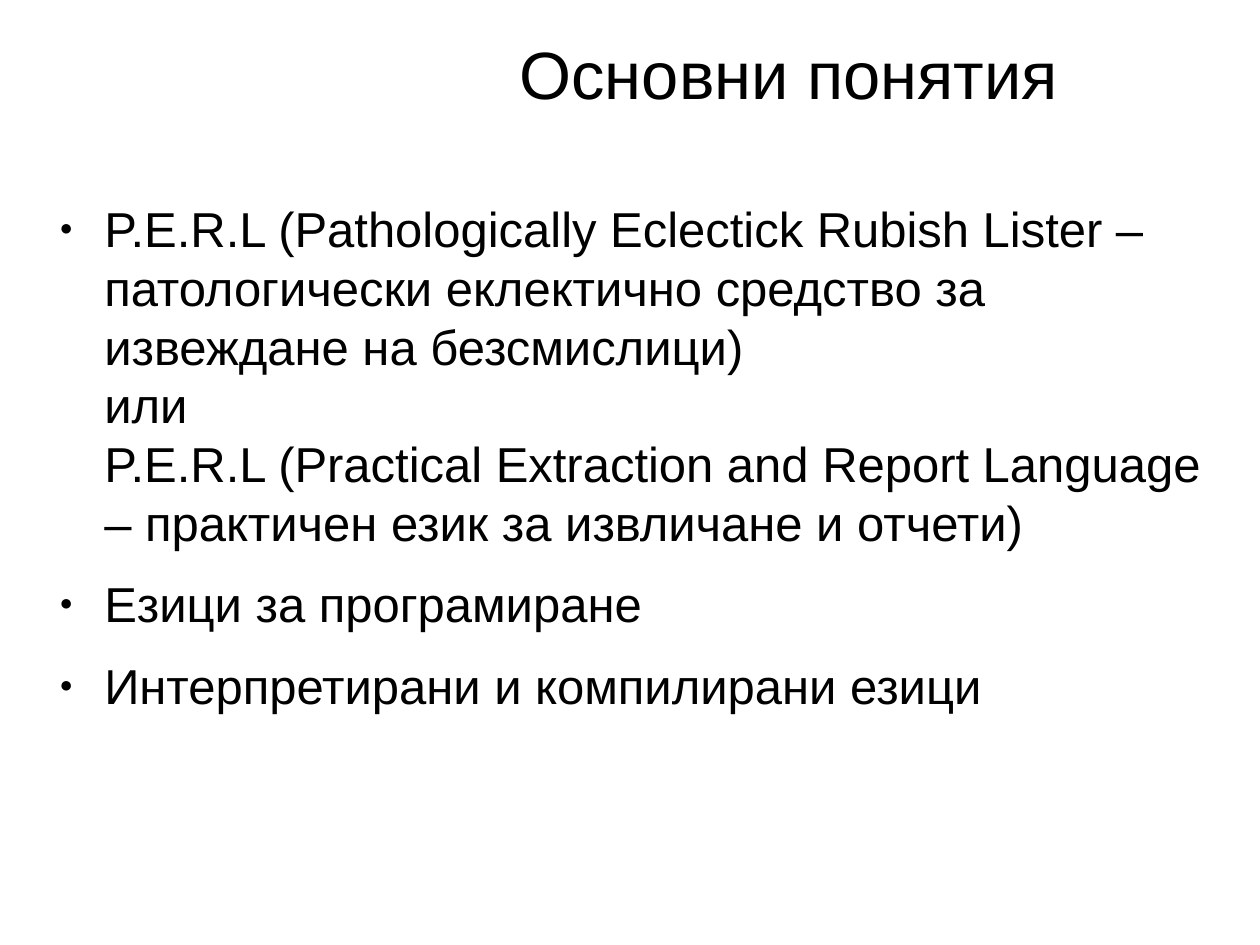
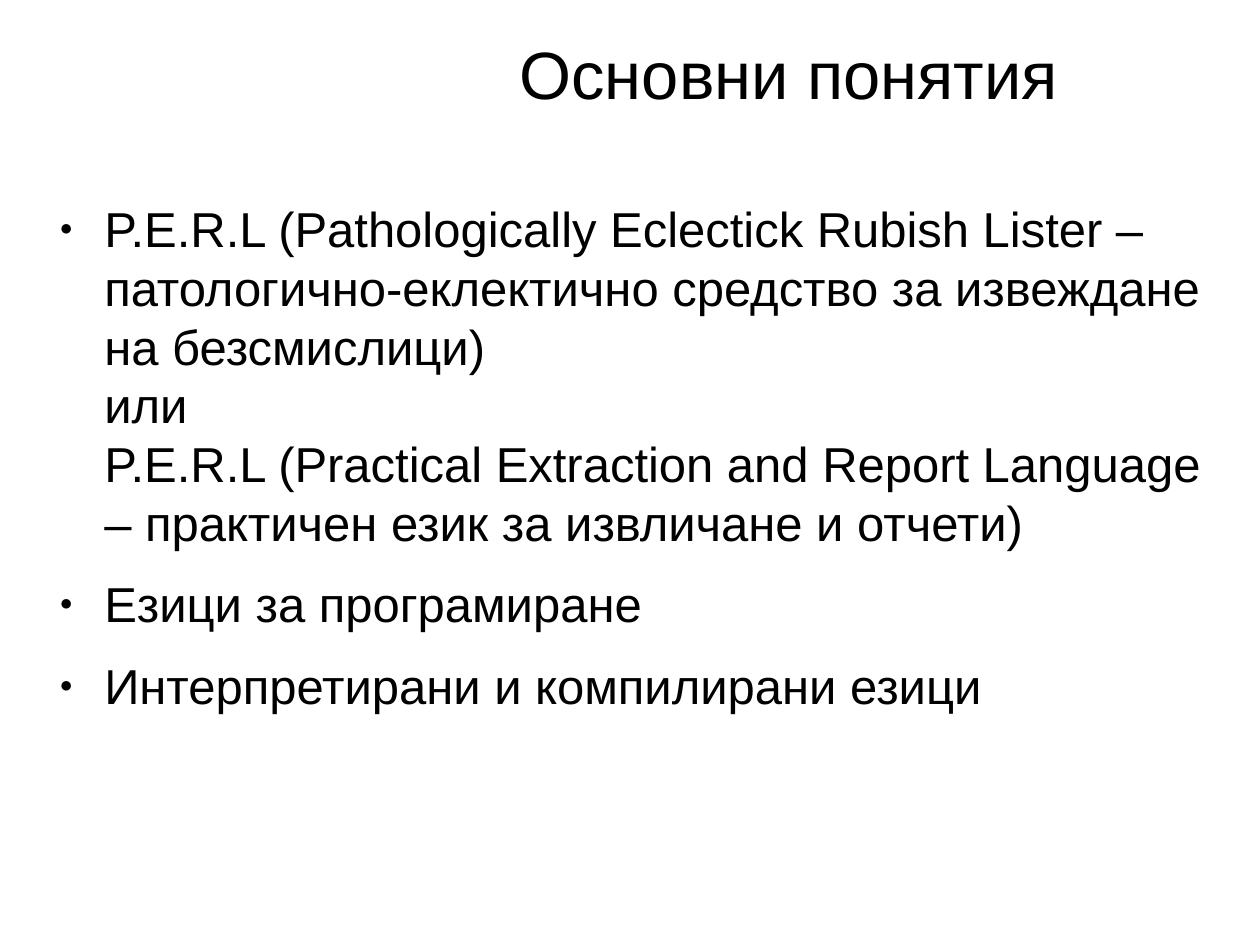
Before and after one commit to kberov/PerlProgrammingCourse, a slide deck: slide 4 of 01_intro_bg.odp. Drawn at 1260x945 pixels with LibreOffice and Linux fonts; fonts in the diff are those of the drawing; background and template pictures are left out. Boxes give left, top, right and bottom in pixels: in the first picture for what was removed or moved away, otherwise in the second. Text is boxed around its words. In the diff, an @@ line names an element or a change of style, - is before the commit and + after.

```diff
--- a/01_intro_bg.odp
+++ b/01_intro_bg.odp
@@ text at (x1=104, y1=211, x2=1201, y2=551): text changed @@
-● P.E.R.L (Pathologically Eclectick Rubish Lister – патологически еклектично средство за извеждане на безсмислици)
-  или
-  P.E.R.L (Practical Extraction and Report Language – практичен език за извличане и отчети)
+● P.E.R.L (Pathologically Eclectick Rubish Lister – патологично-еклектично средство за извеждане на безсмислици)
+  или
+  P.E.R.L (Practical Extraction and Report Language – практичен език за извличане и отчети)
```
Also in this commit, not shown: 13 other slides changed, 1 slide added, 1 slide removed, 1 other file.
